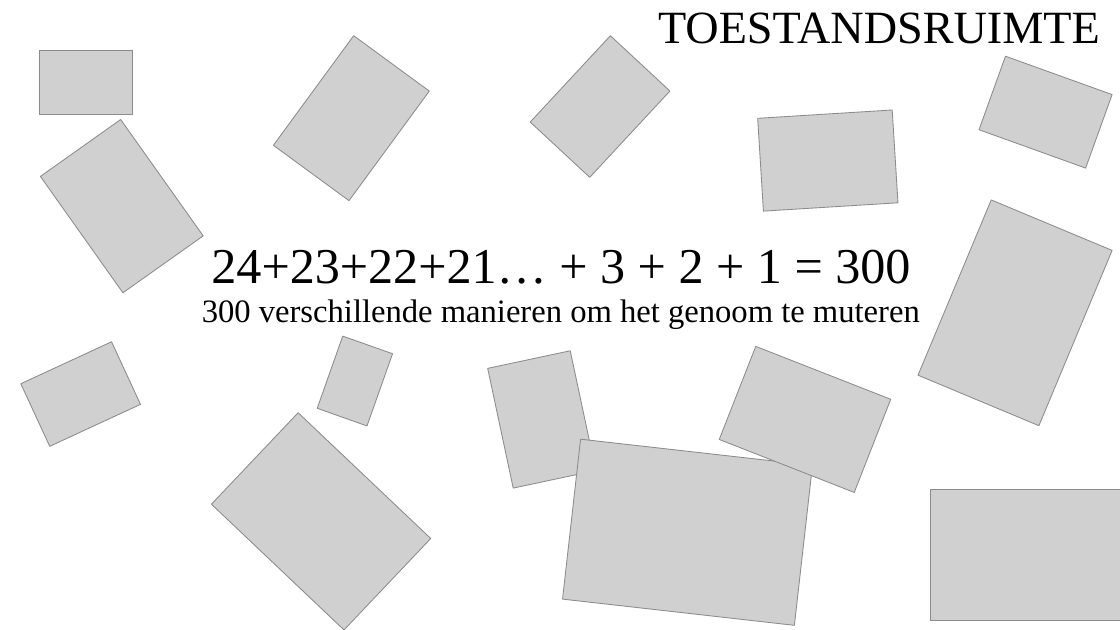
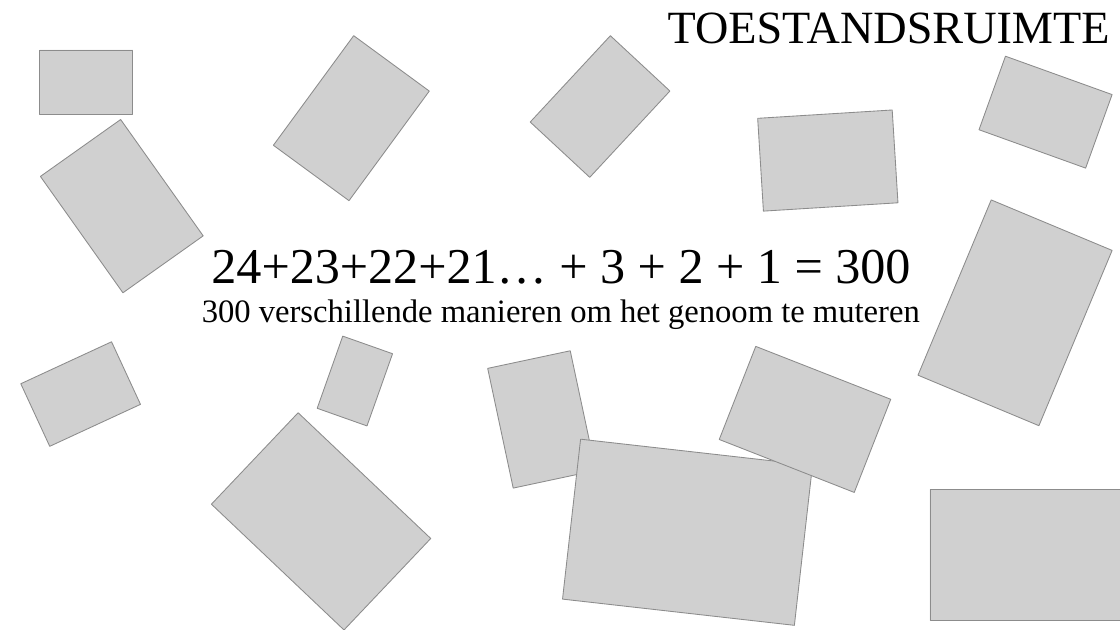
Before and after one commit to Leanderrr/fruitvliegen, a slide deck: slide 6 of verslaglegging en presentaties/Powerpont 1.pptx. Drawn at 1120x630 pixels with LibreOffice and Linux fonts; fonts in the diff are those of the drawing; grey boxes stand for pictures. Boxes give left, top, right and bottom in pixels: in the first picture for what was removed or moved away, otherwise in the second. Text is boxed around its words. In the diff, an @@ line names an element or a change of style, - is before the commit and + after.

```diff
--- a/verslaglegging en presentaties/Powerpont 1.pptx
+++ b/verslaglegging en presentaties/Powerpont 1.pptx
@@ title "TOESTANDSRUIMTE": place and size @@
-title "TOESTANDSRUIMTE" at [658, 12, 1100, 44]
+title "TOESTANDSRUIMTE" at [668, 12, 1110, 44]
```
Also in this commit, not shown: 1 other slide changed.
